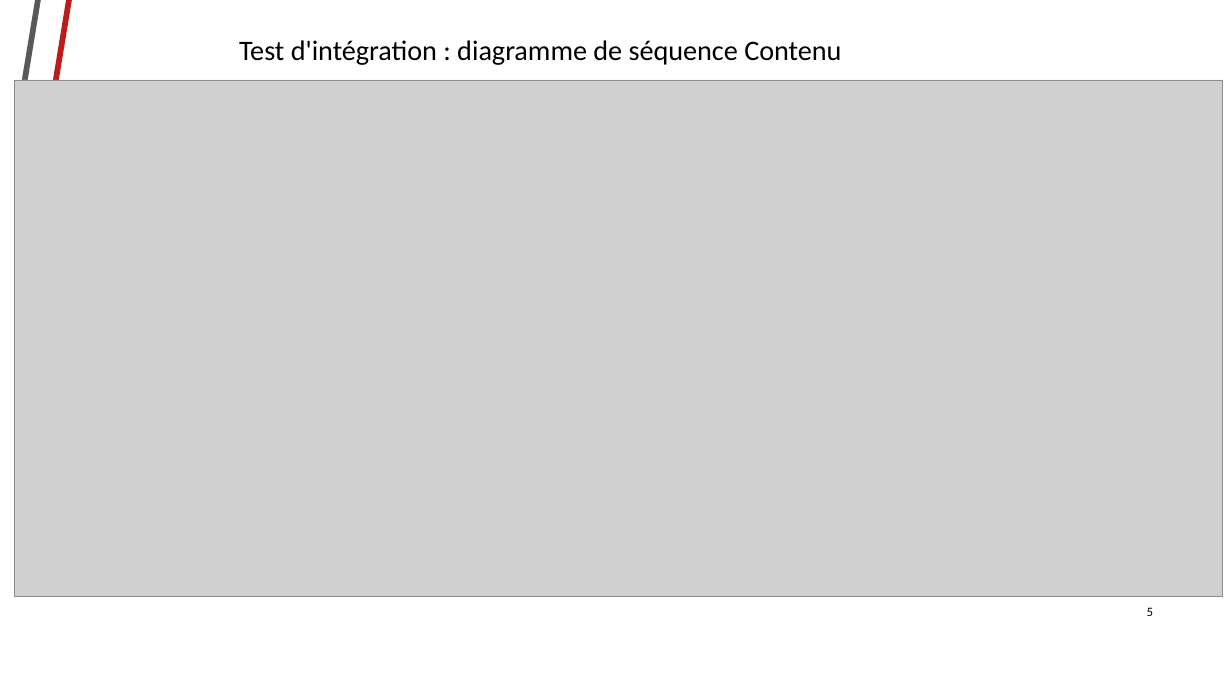
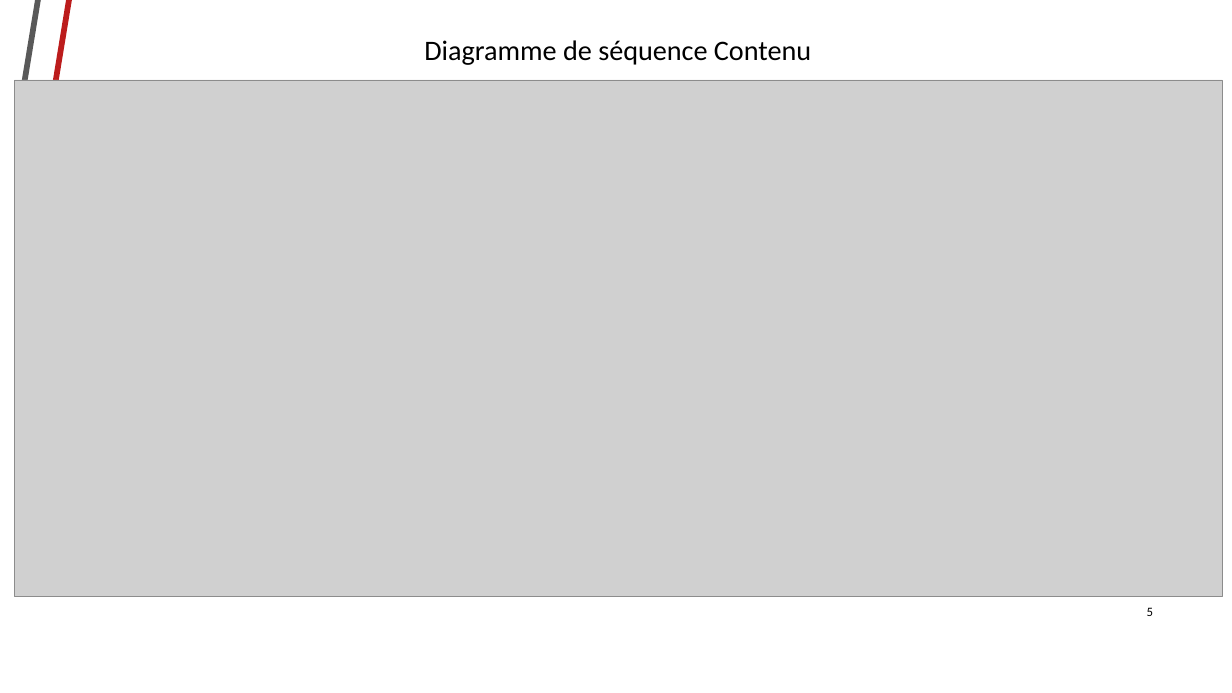
Before and after one commit to Ashmouth/IL, a slide deck: slide 5 of Diaporama/Diaporama2.odp. Drawn at 1232x693 pixels with LibreOffice and Linux fonts; fonts in the diff are those of the drawing; grey boxes stand for pictures; background and template pictures are left out. Boxes give left, top, right and bottom in pixels: in the first picture for what was removed or moved away, otherwise in the second. Text is boxed around its words. In the diff, an @@ line names an element or a change of style, - is before the commit and + after.

```diff
--- a/Diaporama/Diaporama2.odp
+++ b/Diaporama/Diaporama2.odp
@@ title at (424,40,811,65): text changed @@
-Test d'intégration : diagramme de séquence Contenu
+Diagramme de séquence Contenu
```
Also in this commit, not shown: 2 other slides changed, 5 slides added, 1 slide removed.
